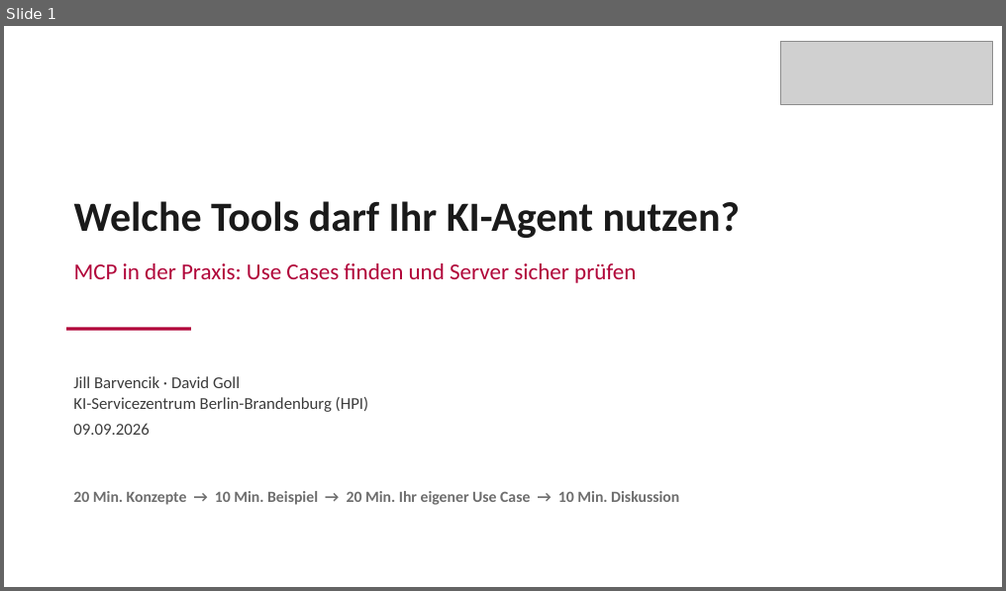
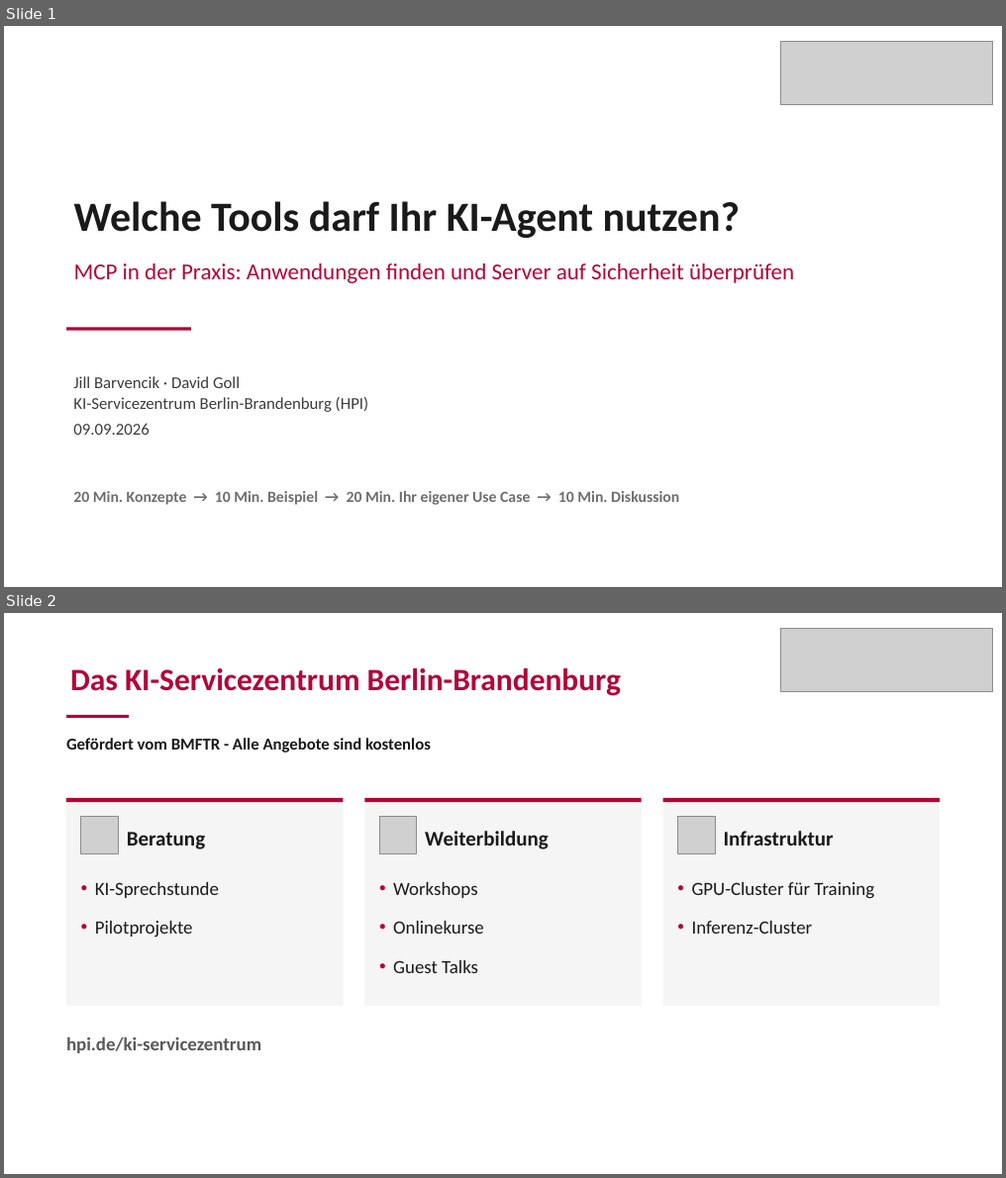
Before and after one commit to aihpi/workshop-mcp-mini, a slide deck: 01_slides/Presentation-MCP-Workshop_german.pptx. Shown one above the other, each under a label of ours: slide 1 before the commit, slides 1 and 2 after it. The pictures are 1006x591 and 1006x1178 pixels, drawn with LibreOffice and Linux fonts; fonts in the diff are those of the drawing; grey boxes stand for pictures. Boxes give left, top, right and bottom in pixels: in the first picture for what was removed or moved away, otherwise in the second. Text is boxed around its words. In the diff, an @@ line names an element or a change of style, - is before the commit and + after.

```diff
--- a/01_slides/Presentation-MCP-Workshop_german.pptx
+++ b/01_slides/Presentation-MCP-Workshop_german.pptx
@@ slide 2 added at (4,613,1002,1174), background #FFFFFF @@
@@ picture added at (781,628,993,691) @@
@@ title added at (70,668,621,696), 30 pt, text #B1063A, bold @@
+Das KI-Servicezentrum Berlin-Brandenburg
@@ rectangle added at (66,715,129,718), fill #B1063A @@
@@ text added at (66,738,431,753), 16 pt, text #1A1A1A, bold @@
+Gefördert vom BMFTR - Alle Angebote sind kostenlos
@@ rectangle added at (66,798,343,1006), fill #F5F5F5 @@
@@ rectangle added at (66,798,343,802), fill #B1063A @@
@@ picture added at (81,817,119,854) @@
@@ rectangle added at (364,798,642,1006), fill #F5F5F5 @@
@@ rectangle added at (364,798,642,802), fill #B1063A @@
@@ picture added at (379,817,417,854) @@
@@ rectangle added at (663,798,940,1006), fill #F5F5F5 @@
@@ rectangle added at (663,798,940,802), fill #B1063A @@
@@ picture added at (678,817,715,854) @@
@@ text added at (127,832,205,850), 20 pt, text #1A1A1A, bold @@
+Beratung
@@ text added at (425,831,548,850), 20 pt, text #1A1A1A, bold @@
+Weiterbildung
@@ text added at (724,831,834,846), 20 pt, text #1A1A1A, bold @@
+Infrastruktur
@@ text added at (95,882,219,937), 18 pt, text #1A1A1A @@
+• KI-Sprechstunde
+• Pilotprojekte
@@ text added at (393,882,484,973), 18 pt, text #1A1A1A @@
+• Workshops
+• Onlinekurse
+• Guest Talks
@@ text added at (692,882,874,934), 18 pt, text #1A1A1A @@
+• GPU-Cluster für Training
+• Inferenz-Cluster
@@ text added at (66,1037,261,1054), 18 pt, text #595959, bold @@
+hpi.de/ki-servicezentrum
@@ slide 1 changed as well @@
@@ subtitle at (74,264,794,283): text changed @@
-MCP in der Praxis: Use Cases finden und Server sicher prüfen
+MCP in der Praxis: Anwendungen finden und Server auf Sicherheit überprüfen
```
Also in this commit, not shown: 18 other slides changed, 2 other slides added.
